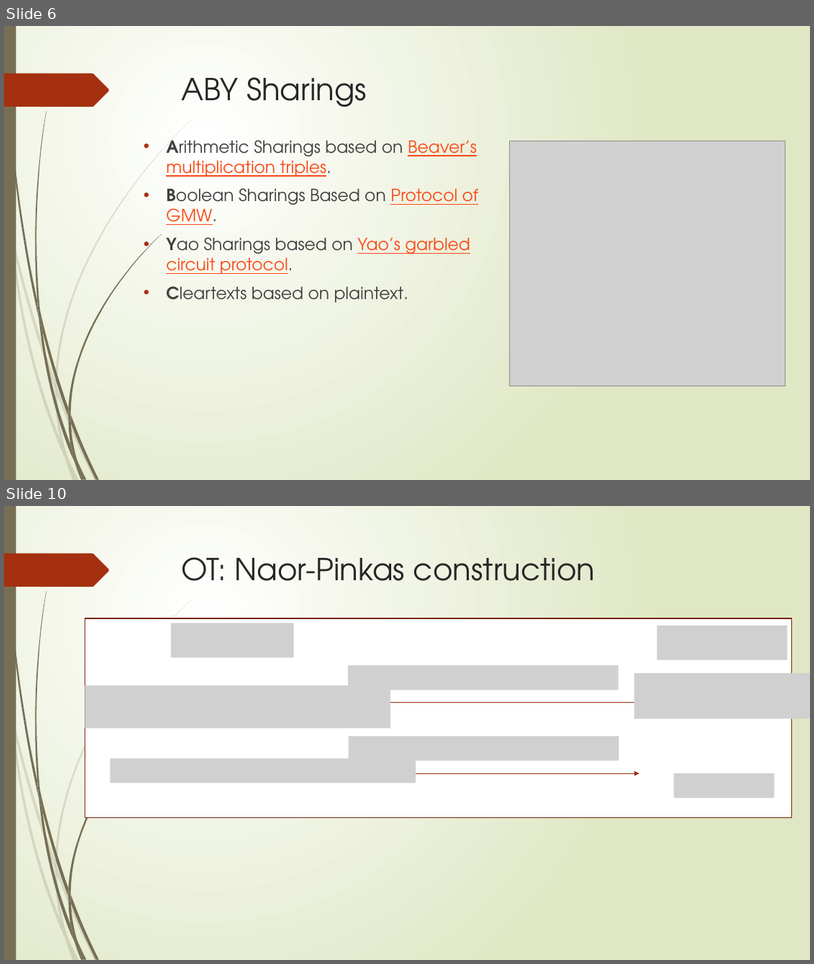
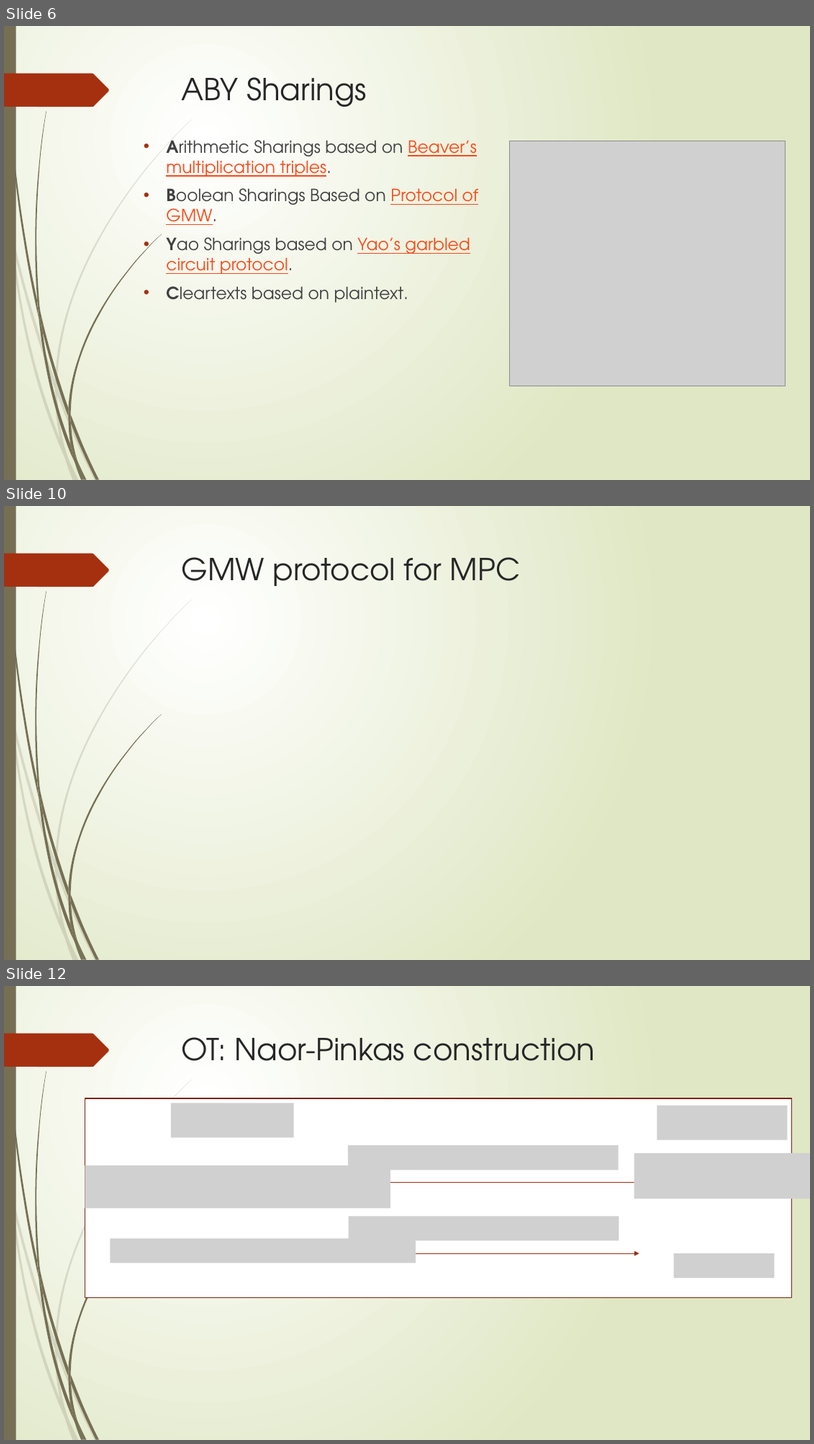
Before and after one commit to Voidkai/MPC_PSI, a slide deck: PowerPoint/ABY.pptx. Shown one above the other, each under a label of ours: slides 6 and 10 before the commit, slides 6, 10 and 12 after it; the slides between them are not shown. The pictures are 814x964 and 814x1444 pixels, drawn with LibreOffice and Linux fonts; fonts in the diff are those of the drawing; grey boxes stand for pictures. Boxes give left, top, right and bottom in pixels: in the first picture for what was removed or moved away, otherwise in the second. Text is boxed around its words. In the diff, an @@ line names an element or a change of style, - is before the commit and + after.

```diff
--- a/PowerPoint/ABY.pptx
+++ b/PowerPoint/ABY.pptx
@@ slide 10 added at (4,506,810,960), background gradient #FFFFFF to #DFE8C4; not listed: 24 template elements that a slide beside it also shows @@
@@ title added at (182,557,521,586), 36 pt, text #262626 @@
+GMW protocol for MPC
@@ what was slide 10 is now slide 12 @@
```
Also in this commit, not shown: 3 slides changed, 4 other slides added, 1 slide removed, 1 other file.
